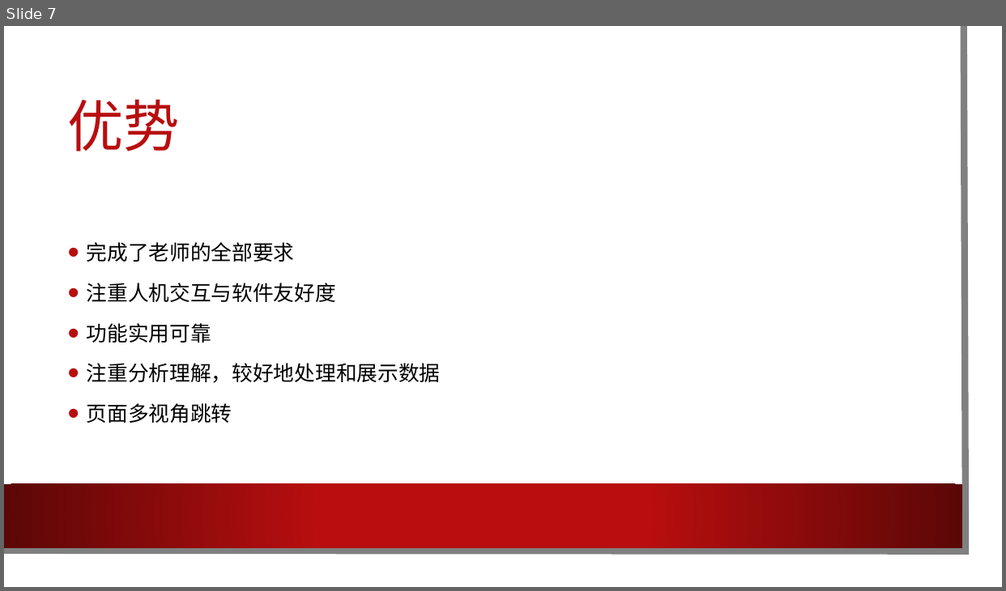
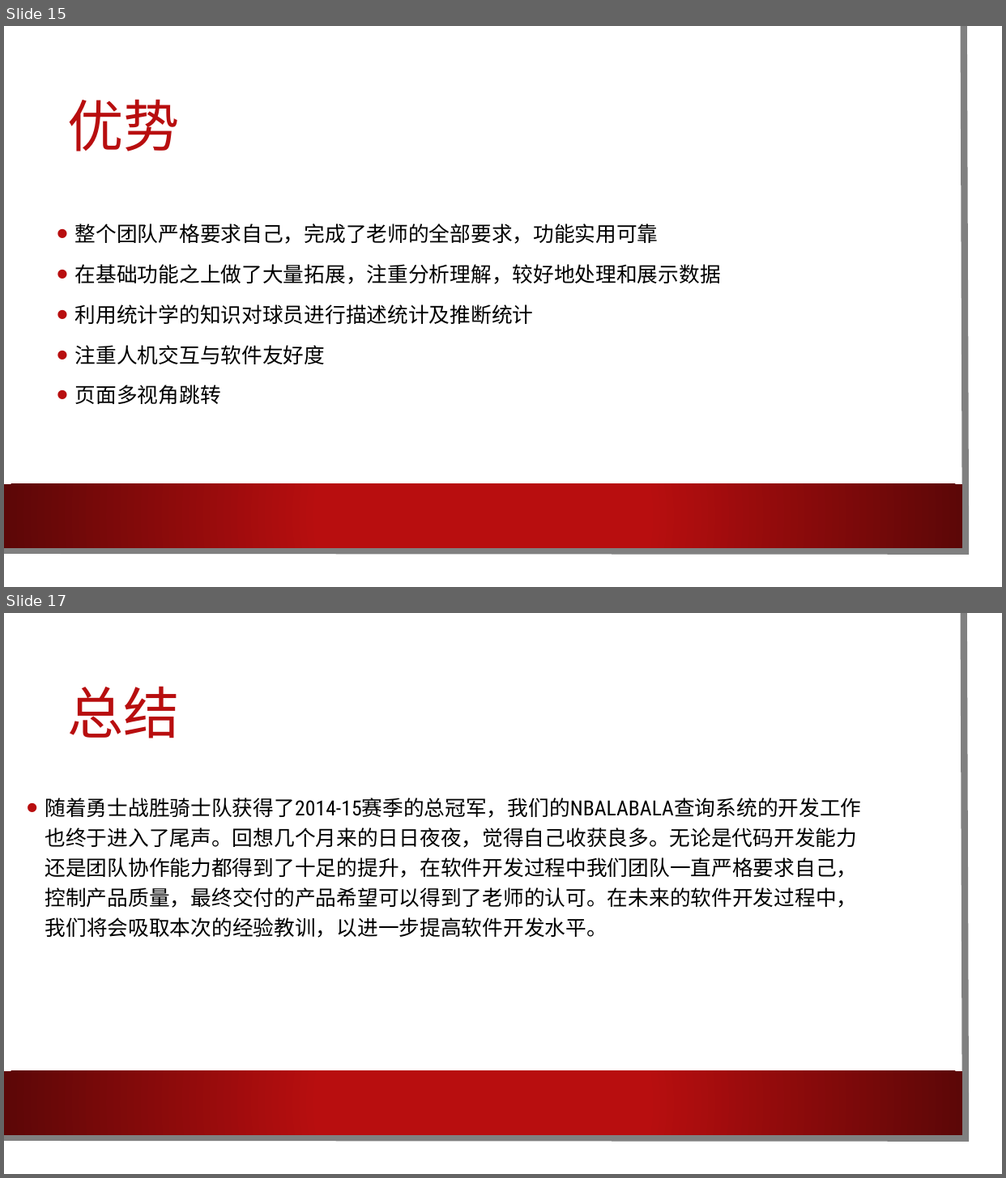
Before and after one commit to cylong1016/Nbalabala, a slide deck: 文档/软工.pptx. Shown one above the other, each under a label of ours: slide 7 before the commit, slides 15 and 17 after it; the slides between them are not shown. The pictures are 1006x591 and 1006x1178 pixels, drawn with LibreOffice and Linux fonts; fonts in the diff are those of the drawing; background and template pictures are left out. Boxes give left, top, right and bottom in pixels: in the first picture for what was removed or moved away, otherwise in the second. Text is boxed around its words. In the diff, an @@ line names an element or a change of style, - is before the commit and + after.

```diff
--- a/文档/软工.pptx
+++ b/文档/软工.pptx
@@ slide 17 added at [4, 613, 1002, 1174], background picture (left out); not listed: 3 template elements that a slide beside it also shows @@
@@ title added at [68, 686, 181, 739], 54 pt, text #B80E0F @@
+总结
@@ text added at [45, 798, 862, 938], 20 pt, text #000000 @@
+• 随着勇士战胜骑士队获得了2014-15赛季的总冠军，我们的NBALABALA查询系统的开发工作也终于进入了尾声。回想几个月来的日日夜夜，觉得自己收获良多。无论是代码开发能力还是团队协作能力都得到了十足的提升，在软件开发过程中我们团队一直严格要求自己，控制产品质量，最终交付的产品希望可以得到了老师的认可。在未来的软件开发过程中，我们将会吸取本次的经验教训，以进一步提高软件开发水平。
@@ what was slide 7 is now slide 15 @@
@@ slide 15 changed as well @@
@@ text "整个团队严格要求自己，完成了老师的全部要求，功能实用可靠": place and size @@
-text "整个团队严格要求自己，完成了老师的全部要求，功能实用可靠" at [87, 242, 441, 423]
+text "整个团队严格要求自己，完成了老师的全部要求，功能实用可靠" at [75, 224, 721, 404]
@@ text at [75, 224, 721, 324]: text changed @@
-• 完成了老师的全部要求
+• 整个团队严格要求自己，完成了老师的全部要求，功能实用可靠
+• 在基础功能之上做了大量拓展，注重分析理解，较好地处理和展示数据
+• 利用统计学的知识对球员进行描述统计及推断统计
@@ text at [87, 323, 441, 383]: paragraphs removed @@
-• 功能实用可靠
-• 注重分析理解，较好地处理和展示数据
```
Also in this commit, not shown: 3 other slides changed, 9 other slides added, 1 slide removed.
